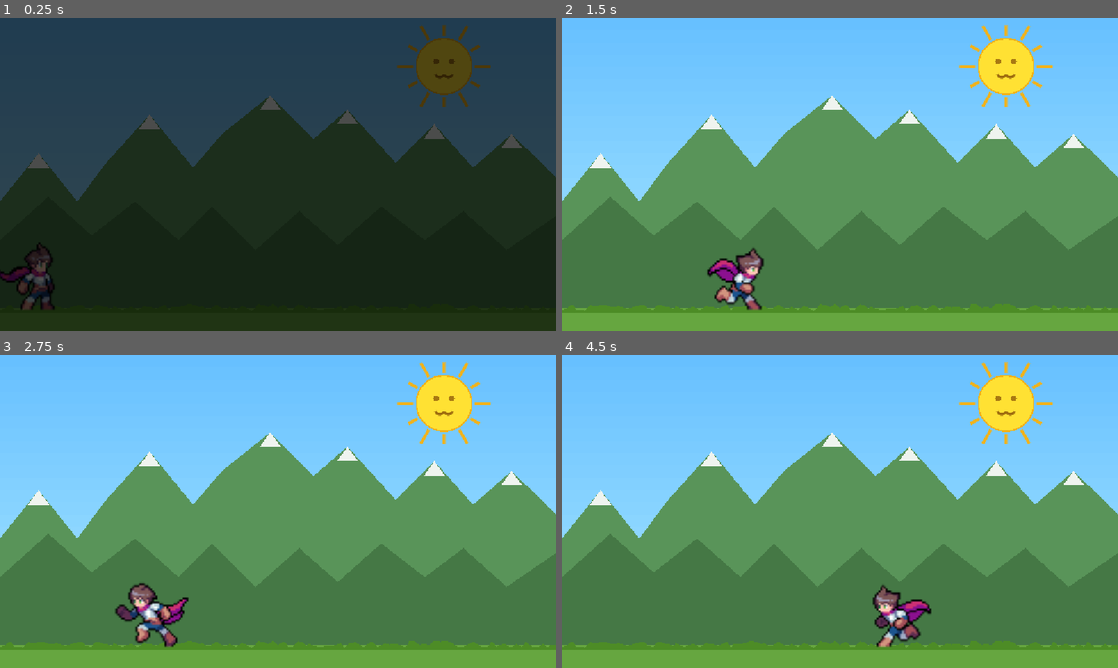
Above: before the commit, frames 1-4 (two rows, left to right).
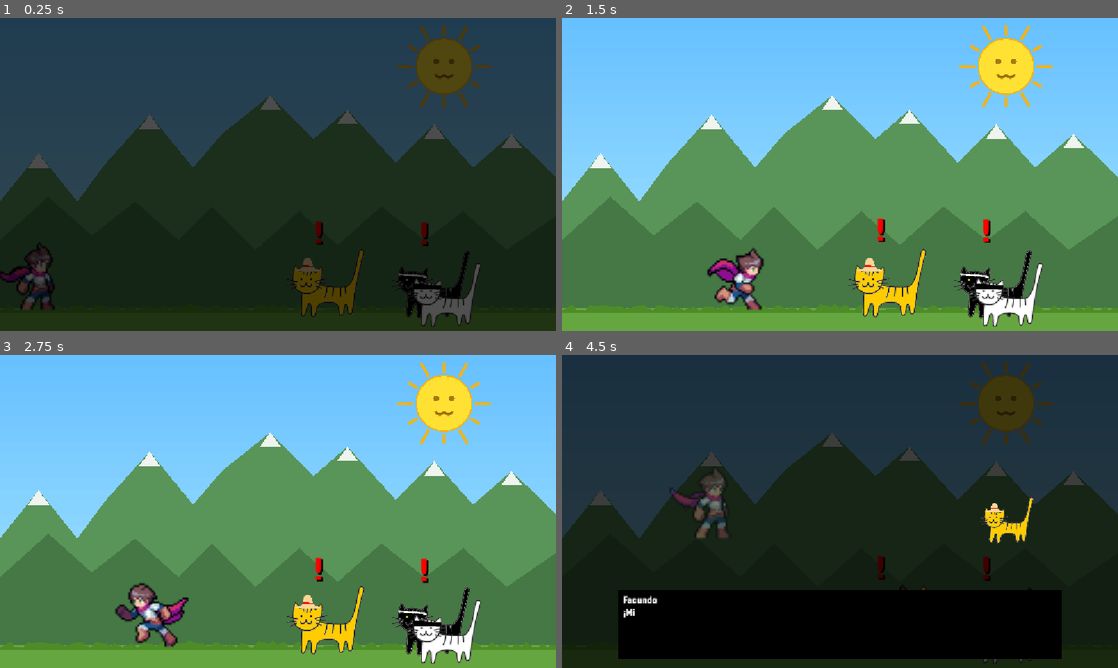
Above: after the commit, the same moments.

Repository: Intiti/ProyectoJuego-SEI
Game: Godot game, scene res://scenes/Villa1.tscn
Two runs of this game, one before a commit and one after it. Both use one fixed random seed, a clock stepped at 60 frames per second and the inputs below. This scene is started directly instead of the project's main scene.
Inputs (mouse positions are in pixels of both pictures, inside the frame that each line leads up to):
- Up to frame 1 (0.25 s): no input
- Up to frame 2 (1.5 s): tap Enter (ui_accept) at 0.5, 0.77 s; move the mouse to (962, 158) at 0.52 s; hold Right (ui_right) from 0.53 s (still down); tap E (interact) at 0.6, 1.35 s; click (962, 158) at 0.67 s; move the mouse to (728, 190) at 1.27 s
- Up to frame 3 (2.75 s): tap Enter (ui_accept) at 1.52 s; move the mouse to (333, 442) at 2.02 s; release Right (ui_right) at 2.03 s; hold Left (ui_left) from 2.03 s (still down); tap E (interact) at 2.1 s
- Up to frame 4 (4.5 s): move the mouse to (812, 574) at 2.77 s; release Left (ui_left) at 2.78 s; hold Right (ui_right) 2.78-4.28 s; tap E (interact) at 2.85, 3.6, 4.35 s; click (812, 574) at 2.92 s; tap Enter (ui_accept) at 3.02, 3.77 s; move the mouse to (1006, 558) at 3.52 s; move the mouse to (673, 464) at 4.27 s; hold Left (ui_left) from 4.28 s (still down)

The runs differ from the first frame. In frame 1, 2.5% of the frame differs, in the area x 51-87%, y 65-99%; in frame 2, 3.2%; in frame 3, 3.2%; in frame 4, 100%, in the area x 0-100%, y 0-100%.

Commit message:
cagada arreglada aparentemente

Diff:
--- a/dialogs/npc_e12.json
+++ b/dialogs/npc_e12.json
@@ -1,36 +1,52 @@
 {
 	"lines": [
 		{
-			"speaker": "Bibliotecaria",
-			"text": "¡Hola! Necesito sumar dos números que me lleguen por input. ¿Puedes ayudarme?"
+			"speaker": "Facundo",
+			"text": "¡Miau! Justo llegas a tiempo. Estoy llevando la contabilidad de las semillas recolectadas en la aldea."
 		},
 		{
 			"speaker": "Jugador",
-			"text": "Claro, lo resuelvo."
+			"text": "¿Y qué necesitas que haga?"
+		},
+		{
+			"speaker": "Facundo",
+			"text": "Tengo anotadas las semillas que reunimos durante la mañana y las de la tarde, pero necesito saber cuántos kilos juntamos en total."
+		},
+		{
+			"speaker": "Jugador",
+			"text": "Entonces solo tengo que sumar las dos cantidades."
+		},
+		{
+			"speaker": "Facundo",
+			"text": "¡Exactamente! Las dos cantidades llegarán mediante input(). Necesito que las sumes y muestres el total para que pueda registrarlo."
+		},
+		{
+			"speaker": "Jugador",
+			"text": "Oka, intentaré ordenar esas cuentas."
 		}
 	],
 	"puzzle": {
-		"prompt": "La bibliotecaria lleva la cuenta de libros prestados y devueltos. Los dos valores llegan por input() — ya están puestos. Calcula la suma y muéstrala con print().",
+		"prompt": "El Gato Facundo necesita calcular cuántos kilos de semillas se recolectaron en total. Recibe la cantidad de la mañana y de la tarde mediante input(), súmalas y muestra el resultado con print().",
 		"variables": {
-			"numero_A": 0,
-			"numero_B": 0,
-			"resultado": 0
+			"grano_mañana": 0,
+			"grano_tarde": 0,
+			"total": 0
 		},
 		"steps": [
 			{
 				"fixed": true,
 				"type": "input",
-				"text": "numero_A = input()",
+				"text": "grano_mañana = int(input())",
 				"config": {
-					"var": "numero_A"
+					"var": "grano_mañana"
 				}
 			},
 			{
 				"fixed": true,
 				"type": "input",
-				"text": "numero_B = input()",
+				"text": "grano_tarde = int(input())",
 				"config": {
-					"var": "numero_B"
+					"var": "grano_tarde"
 				}
 			},
 			{
@@ -39,44 +55,44 @@
 				"alternatives": [
 					{
 						"type": "expr",
-						"text": "resultado = numero_A + numero_B",
+						"text": "total = grano_mañana + grano_tarde",
 						"correct": true,
 						"config": {
-							"var": "resultado",
-							"expr_a": "numero_A",
+							"var": "total",
+							"expr_a": "grano_mañana",
 							"expr_op": "+",
-							"expr_b": "numero_B"
+							"expr_b": "grano_tarde"
 						}
 					},
 					{
 						"type": "expr",
-						"text": "resultado = numero_A - numero_B",
+						"text": "total = grano_mañana - grano_tarde",
 						"correct": false,
 						"config": {
-							"var": "resultado",
-							"expr_a": "numero_A",
+							"var": "total",
+							"expr_a": "grano_mañana",
 							"expr_op": "-",
-							"expr_b": "numero_B"
+							"expr_b": "grano_tarde"
+						}
+					},
+					{
+						"type": "expr",
+						"text": "total = grano_mañana * grano_tarde",
+						"correct": false,
+						"config": {
+							"var": "total",
+							"expr_a": "grano_mañana",
+							"expr_op": "*",
+							"expr_b": "grano_tarde"
 						}
 					},
 					{
 						"type": "assign",
-						"text": "resultado = 0",
+						"text": "total = 0",
 						"correct": false,
 						"config": {
-							"var": "resultado",
+							"var": "total",
 							"assign_value": "0"
-						}
-					},
-					{
-						"type": "expr",
-						"text": "resultado = numero_A * numero_B",
-						"correct": false,
-						"config": {
-							"var": "resultado",
-							"expr_a": "numero_A",
-							"expr_op": "*",
-							"expr_b": "numero_B"
 						}
 					}
 				]
@@ -87,34 +103,34 @@
 				"alternatives": [
 					{
 						"type": "print",
-						"text": "print(resultado)",
+						"text": "print(\"Total de semillas recolectadas:\", total, \"kg\")",
 						"correct": true,
 						"config": {
-							"value": "resultado"
+							"value": "total"
 						}
 					},
 					{
 						"type": "print",
-						"text": "print(numero_A)",
+						"text": "print(\"Total de semillas recolectadas:\", grano_tarde, \"kg\")",
 						"correct": false,
 						"config": {
-							"value": "numero_A"
+							"value": "grano_tarde"
 						}
 					},
 					{
 						"type": "print",
-						"text": "print(numero_B)",
+						"text": "print(grano_mañana)",
 						"correct": false,
 						"config": {
-							"value": "numero_B"
+							"value": "grano_mañana"
 						}
 					},
 					{
 						"type": "print",
-						"text": "print(\"resultado\")",
+						"text": "print(\"Total de semillas recolectadas:\", grano_mañana, \"kg\")",
 						"correct": false,
 						"config": {
-							"value": "\"resultado\""
+							"value": "grano_mañana"
 						}
 					}
 				]
@@ -123,6 +139,16 @@
 		"show_output": false,
 		"complete_on_steps": true
 	},
+	"outro_lines": [
+		{
+			"speaker": "Facundo",
+			"text": "¡Perfecto mijo! Ahora tengo el total de semillas que recolectamos durante el día."
+		},
+		{
+			"speaker": "Jugador",
+			"text": "Me alegro de que las cuentas están en orden, ¡que le vaya bien!."
+		},
+	],
 	"npc_scene": "res://scenes/NPC.tscn",
 	"player_scene": "res://scenes/Player.tscn"
 }
--- a/dialogs/npc_e13.json
+++ b/dialogs/npc_e13.json
@@ -1,176 +1,93 @@
 {
 	"lines": [
 		{
-			"speaker": "Gato Pescador A",
-			"text": "¡Yo atrapé más peces hoy! ¡Soy el mejor pescador del pueblo!"
-		},
-		{
-			"speaker": "Gato Pescador B",
-			"text": "¡Para nada! ¡Mis peces son más! ¡Necesitamos que alguien lo resuelva con código!"
+			"speaker": "Ying",
+			"text": "¡Ey, tú! Sí, tú, el que anda por aquí. ¿Puedes echarnos una pata con algo antes de la competencia de pesca? ¡Faltan solo 3 días!"
 		},
 		{
 			"speaker": "Jugador",
-			"text": "Cálmense, puedo escribir una condición para determinarlo."
+			"text": "¿Una competencia de pesca? ¿Qué necesitan?"
 		},
 		{
-			"speaker": "Gato Pescador A",
-			"text": "Los peces de cada uno llegan por input. ¡Compáralos con if y di quién gana!"
+			"speaker": "Yang",
+			"text": "En tres días será la gran competencia de pesca de la aldea. Hemos estado practicando y queremos comparar nuestros puntajes para saber quién ganará."
+		},
+		{
+			"speaker": "Ying",
+			"text": "Exacto. Queremos dejar preparado el miaugoritmo que determine cuál de los dos obtiene el puntaje más alto."
+		},
+		{
+			"speaker": "Jugador",
+			"text": "Entonces podemos comparar ambos puntajes y dejar listo el veredicto para cuando llegue la competencia."
+		},
+		{
+			"speaker": "Yang",
+			"text": "¡Eso mismo! Solo necesitamos que el código compare los dos puntajes correctamente."
 		}
 	],
 	"puzzle": {
-		"prompt": "pescados_A y pescados_B llegan por input(). Usa if/else para imprimir 'Gana A', 'Gana B' o 'Empate' según corresponda.",
+		"prompt": "Faltan 3 días para la competencia de pesca de la aldea y dos gatos quieren comparar sus puntajes de práctica. Recibe ambos puntajes mediante input(). Si el puntaje del Gato 1 es mayor, imprime '¡Gato 1 gana la competencia de pesca!'; de lo contrario, imprime '¡Gato 2 gana la competencia de pesca!'.",
 		"variables": {
-			"pescados_A": 0,
-			"pescados_B": 0
+			"puntaje_gato1": 0,
+			"puntaje_gato2": 0
 		},
 		"steps": [
+			{
+				"fixed": true,
+				"type": "input",
+				"text": "puntaje_gato1 = int(input())",
+				"config": {
+					"var": "puntaje_gato1"
+				}
+			},
 			{
 				"fixed": false,
 				"type": "input",
 				"alternatives": [
 					{
 						"type": "input",
-						"text": "pescados_A = input()",
+						"text": "puntaje_gato2 = int(input())",
 						"correct": true,
 						"config": {
-							"var": "pescados_A"
+							"var": "puntaje_gato2"
 						}
 					},
 					{
 						"type": "input",
-						"text": "pescados_B = input()",
+						"text": "puntaje_gato2 = input()",
 						"correct": false,
 						"config": {
-							"var": "pescados_B"
+							"var": "puntaje_gato2"
 						}
 					},
 					{
-						"type": "assign",
-						"text": "pescados_A = 0",
+						"type": "input",
+						"text": "puntaje_gato1 = int(input())",
 						"correct": false,
 						"config": {
-							"var": "pescados_A",
-							"assign_value": "0"
+							"var": "puntaje_gato1"
 						}
 					},
 					{
-						"type": "print",
-						"text": "print(pescados_A)",
+						"type": "input",
+						"text": "puntaje_gato2 = int(puntaje_gato1)",
 						"correct": false,
 						"config": {
-							"value": "pescados_A"
+							"var": "puntaje_gato2"
 						}
 					}
 				]
 			},
 			{
 				"fixed": true,
-				"type": "input",
-				"text": "pescados_B = input()",
+				"type": "if",
+				"text": "if puntaje_gato1 > puntaje_gato2:",
 				"config": {
-					"var": "pescados_B"
+					"var": "puntaje_gato1",
+					"op": ">",
+					"value": "puntaje_gato2",
+					"value_is_var": true
 				}
-			},
-			{
-				"fixed": false,
-				"type": "if",
-				"alternatives": [
-					{
-						"type": "if",
-						"text": "if pescados_A > pescados_B",
-						"correct": true,
-						"config": {
-							"var": "pescados_A",
-							"op": ">",
-							"value": "pescados_B",
-							"value_is_var": true
-						}
-					},
-					{
-						"type": "if",
-						"text": "if pescados_A < pescados_B",
-						"correct": false,
-						"config": {
-							"var": "pescados_A",
-							"op": "<",
-							"value": "pescados_B",
-							"value_is_var": true
-						}
-					},
-					{
-						"type": "if",
-						"text": "if pescados_A == pescados_B",
-						"correct": false,
-						"config": {
-							"var": "pescados_A",
-							"op": "==",
-							"value": "pescados_B",
-							"value_is_var": true
-						}
-					},
-					{
-						"type": "print",
-						"text": "print(pescados_A)",
-						"correct": false,
-						"config": {
-							"value": "pescados_A"
-						}
-					}
-				]
-			},
-			{
-				"fixed": true,
-				"type": "print",
-				"indent": 1,
-				"text": "  print(\"Gana A\")",
-				"config": {
-					"value": "\"Gana A\""
-				}
-			},
-			{
-				"fixed": false,
-				"type": "if",
-				"alternatives": [
-					{
-						"type": "if",
-						"text": "else if pescados_B > pescados_A",
-						"correct": true,
-						"config": {
-							"var": "pescados_B",
-							"op": ">",
-							"value": "pescados_A",
-							"value_is_var": true
-						}
-					},
-					{
-						"type": "else",
-						"text": "else",
-						"correct": false,
-						"config": {}
-					},
-					{
-						"type": "if",
-						"text": "else if pescados_A == pescados_B",
-						"correct": false,
-						"config": {
-							"var": "pescados_A",
-							"op": "==",
-							"value": "pescados_B",
-							"value_is_var": true
-						}
-					},
-					{
-						"type": "if",
-						"text": "else if pescados_B < pescados_A",
-						"correct": false,
-						"config": {
-							"var": "pescados_B",
-							"op": "<",
-							"value": "pescados_A",
-							"value_is_var": true
-						}
-					}
-				]
 			},
 			{
 				"fixed": false,
@@ -179,18 +96,63 @@
 				"alternatives": [
 					{
 						"type": "print",
-						"text": "  print(\"Gana B\")",
+						"text": "  print(\"¡Gato 1 gana la competencia de pesca!\")",
 						"correct": true,
 						"config": {
-							"value": "\"Gana B\""
+							"value": "\"¡Gato 1 gana la competencia de pesca!\""
 						}
 					},
 					{
 						"type": "print",
-						"text": "  print(\"Gana A\")",
+						"text": "  print(\"¡Gato 2 gana la competencia de pesca!\")",
 						"correct": false,
 						"config": {
-							"value": "\"Gana A\""
+							"value": "\"¡Gato 2 gana la competencia de pesca!\""
+						}
+					},
+					{
+						"type": "print",
+						"text": "  print(puntaje_gato1)",
+						"correct": false,
+						"config": {
+							"value": "puntaje_gato1"
+						}
+					},
+					{
+						"type": "print",
+						"text": "  print(\"Empate\")",
+						"correct": false,
+						"config": {
+							"value": "\"Empate\""
+						}
+					}
+				]
+			},
+			{
+				"fixed": true,
+				"type": "else",
+				"text": "else:",
+				"config": {}
+			},
+			{
+				"fixed": false,
+				"type": "print",
+				"indent": 1,
+				"alternatives": [
+					{
+						"type": "print",
+						"text": "  print(\"¡Gato 2 gana la competencia de pesca!\")",
+						"correct": true,
+						"config": {
+							"value": "\"¡Gato 2 gana la competencia de pesca!\""
+						}
+					},
+					{
+						"type": "print",
+						"text": "  print(\"¡Gato 1 gana la competencia de pesca!\")",
+						"correct": false,
+						"config": {
+							"value": "\"¡Gato 1 gana la competencia de pesca!\""
 						}
 					},
 					{
@@ -203,55 +165,10 @@
 					},
 					{
 						"type": "print",
-						"text": "  print(pescados_B)",
+						"text": "  print(puntaje_gato2)",
 						"correct": false,
 						"config": {
-							"value": "pescados_B"
-						}
-					}
-				]
-			},
-			{
-				"fixed": true,
-				"type": "else",
-				"text": "else",
-				"config": {}
-			},
-			{
-				"fixed": false,
-				"type": "print",
-				"indent": 1,
-				"alternatives": [
-					{
-						"type": "print",
-						"text": "  print(\"Empate\")",
-						"correct": true,
-						"config": {
-							"value": "\"Empate\""
-						}
-					},
-					{
-						"type": "print",
-						"text": "  print(\"Gana A\")",
-						"correct": false,
-						"config": {
-							"value": "\"Gana A\""
-						}
-					},
-					{
-						"type": "print",
-						"text": "  print(\"Gana B\")",
-						"correct": false,
-						"config": {
-							"value": "\"Gana B\""
-						}
-					},
-					{
-						"type": "print",
-						"text": "  print(pescados_A)",
-						"correct": false,
-						"config": {
-							"value": "pescados_A"
+							"value": "puntaje_gato2"
 						}
 					}
 				]
@@ -260,6 +177,20 @@
 		"show_output": false,
 		"complete_on_steps": true
 	},
+	"outro_lines": [
+		{
+			"speaker": "Ying",
+			"text": "¡Miau! Perfecto. Ahora tenemos listo el veredicto, todos sabrán que yo fuí quién te venció mujejejej."
+		},
+		{
+			"speaker": "Yang",
+			"text": "Aún faltan 3 días. Así que no cantes victoria!"
+		},
+		{
+			"speaker": "Jugador",
+			"text": "(Menudo espíritu deportivo...)"
+		},
+	],
 	"npc_scene": "res://scenes/NPC.tscn",
 	"player_scene": "res://scenes/Player.tscn"
 }
--- a/scenes/Villa1.tscn
+++ b/scenes/Villa1.tscn
@@ -5,6 +5,9 @@
 [ext_resource type="Script" uid="uid://d368aqyj6voxv" path="res://scripts/background.gd" id="3"]
 [ext_resource type="PackedScene" uid="uid://dqgdwchjfc0p7" path="res://scenes/DialogBox.tscn" id="4"]
 [ext_resource type="PackedScene" path="res://scenes/PuzzleUI.tscn" id="5"]
+[ext_resource type="PackedScene" uid="uid://c3n5yetcib2e6" path="res://scenes/NPC.tscn" id="6_obl85"]
+[ext_resource type="Texture2D" uid="uid://cwn8xd1jpcgti" path="res://assets/NPCs/gato_granjero.png" id="7_y53av"]
+[ext_resource type="Texture2D" uid="uid://ngey2bco522o" path="res://assets/NPCs/competidores.png" id="8_lyhf2"]
 
 [sub_resource type="RectangleShape2D" id="1"]
 size = Vector2(1152, 32)
@@ -44,3 +47,13 @@
 [node name="DialogBox" parent="." unique_id=832459565 instance=ExtResource("4")]
 
 [node name="PuzzleUI" parent="." unique_id=1111084419 instance=ExtResource("5")]
+
+[node name="NPC_E12" parent="." unique_id=1466623536 instance=ExtResource("6_obl85")]
+position = Vector2(667, 564)
+dialogFile = "res://dialogs/npc_e12.json"
+npcSprite = ExtResource("7_y53av")
+
+[node name="NPC_E13" parent="." unique_id=2123435532 instance=ExtResource("6_obl85")]
+position = Vector2(886, 566)
+dialogFile = "res://dialogs/npc_e13.json"
+npcSprite = ExtResource("8_lyhf2")
Binary file added: assets/NPCs/competidores.png
Not shown, added: assets/NPCs/competidores.png.import
